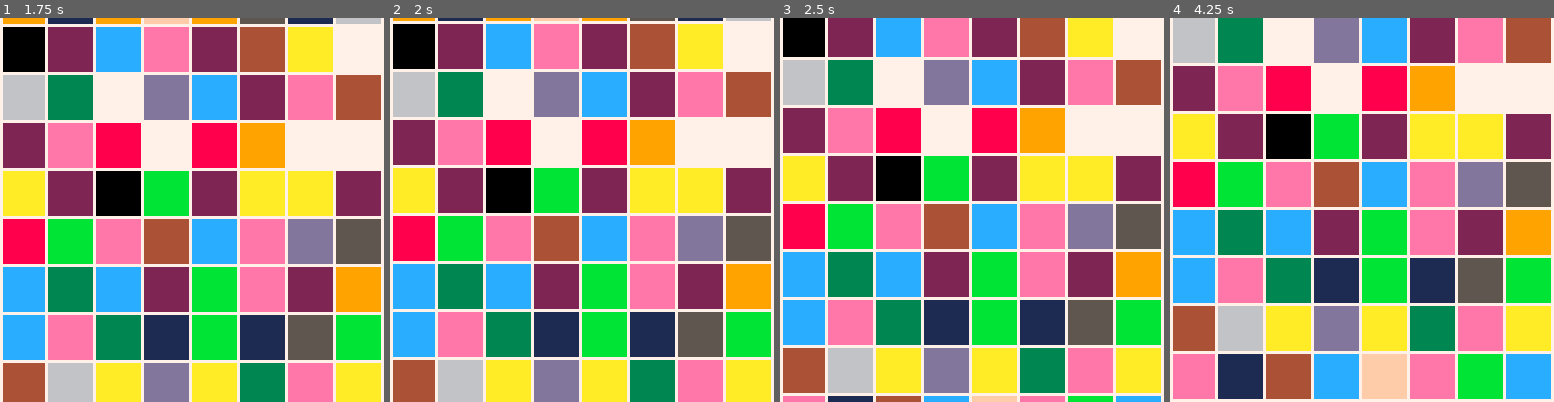
Above: before the commit, frames 1-4 (left to right).
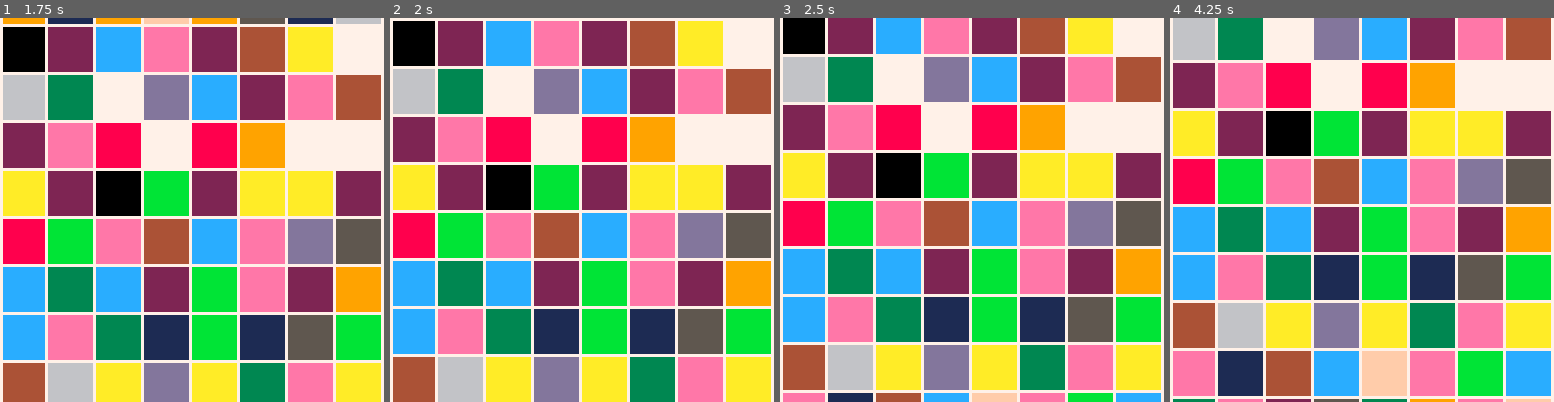
Above: after the commit, the same moments.

Repository: FreeCodeCampGuam/LavaFlow
Game: PICO-8 cartridge lavaflow.p8
The game is run twice, just before and just after one commit, with the same random seed, the same clock (stepped at 60 frames per second) and the same inputs.
Inputs:
- Up to frame 1 (1.75 s): tap X (X key) at 0.33, 1.07 s; tap O (Z key) at 0.7, 1.7 s; hold Right from 1.6 s (still down)
- Up to frame 2 (2 s): keep holding Right; tap X (X key) at 1.85 s
- Up to frame 3 (2.5 s): release Right at 2.1 s; tap O (Z key) at 2.1 s; hold Up 2.15-2.42 s; hold Right from 2.47 s (still down)
- Up to frame 4 (4.25 s): tap O (Z key) every 0.4 s from 2.5 to 4.1 s; tap X (X key) at 2.97, 4.08 s; release Right at 3.03 s; hold Left 3.08-3.58 s; hold Down 3.63-3.97 s; hold Right from 4.02 s (still down)

Frame 1 is identical in both runs. In frame 2, 11% of the frame differs, in the area x 0-100%, y 0-90%; in frame 3, 11%; in frame 4, 11%, in the area x 0-100%, y 10-100%.

Commit message:
[combined] fix map creep

Diff:
--- a/lavaflow.p8
+++ b/lavaflow.p8
@@ -399,7 +399,11 @@
  -- testing interfaces
  if time_to_move_cam() then
   move_map()
-  trans_cam(0, -tileh)
+  -- don't pop first!
+  -- lucky we have {0,0} in the stack
+  -- after a graphics_init
+  pop_cam() -- revert translations
+  push_cam() -- save reverted state
  else
   trans_cam(0, tileh/maprate)
  end
